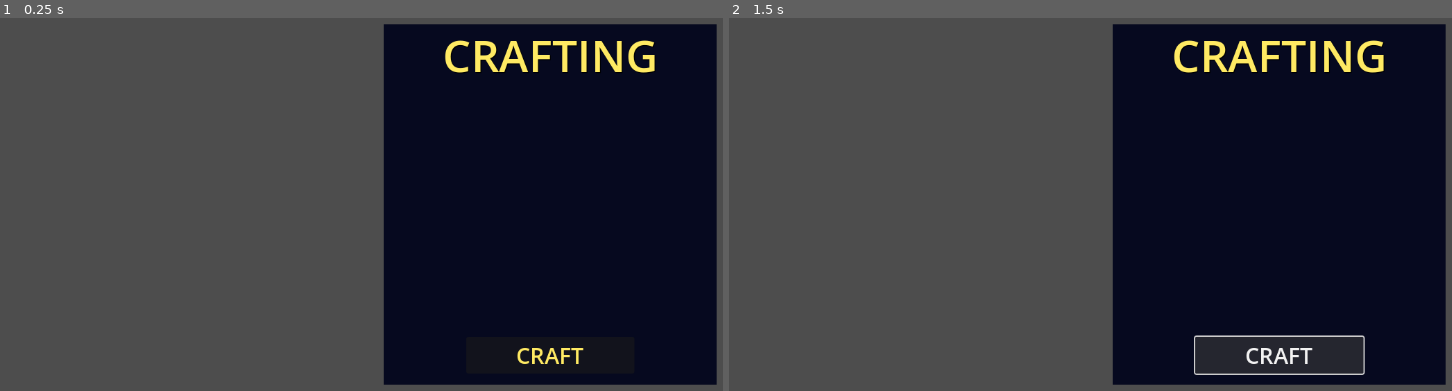
Above: before the commit, frames 1-2 (left to right).
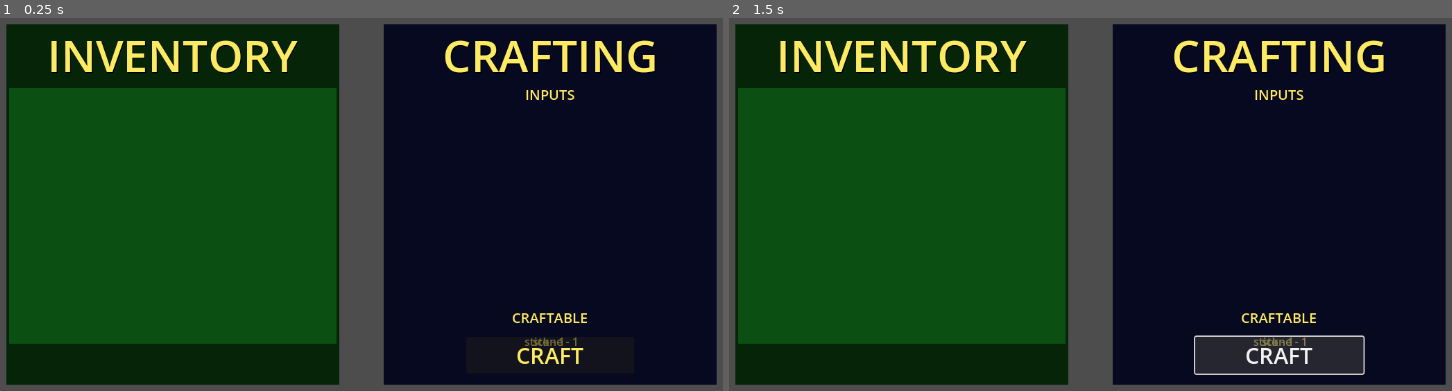
Above: after the commit, the same moments.

Repository: orcakt/gamejam-feb-2026
Game: Godot game, scene res://tests/test_crafting.tscn
Same seed, same stepped clock (60 frames per second), same inputs: the game is played once before the commit and once after it. This scene is started directly instead of the project's main scene.
Inputs:
- Up to frame 1 (0.25 s): no input
- Up to frame 2 (1.5 s): click "CRAFT" at 0.5 s; tap Enter at 1.25 s; hold Right (ui_right) from 1.28 s (still down)

The runs differ from the first frame. In frame 1, 45% of the frame differs, in the area x 0-82%, y 1-99%; in frame 2, 45%.
Error before the commit: Invalid access to property or key 'craftable' on a base object of type 'TextureRect'. (res://ui/game/crafting_ui.gd:14)
Error after the commit: Invalid access to property or key 'item_updated' on a base object of type 'Nil'. (res://ui/game/inventory_ui.gd:22)

Commit message:
better crafting system and UI WIP

Diff:
--- /dev/null
+++ b/stone-pine-survival/data/craftables/CraftRecipe.gd
@@ -0,0 +1,6 @@
+class_name CraftRecipe
+extends Resource
+
+
+@export var output: Item
+@export var inputs: Dictionary[Item, int]
--- a/stone-pine-survival/data/craftables/Craftable.gd
+++ /dev/null
@@ -1,10 +0,0 @@
-class_name Craftable
-extends Resource
-
-
-@export var name: String
-@export var texture: Texture2D
-@export var sound: AudioStreamWAV
-@export var wieldable: bool
-
-@export var inputs: Dictionary[Item, int]
--- a/stone-pine-survival/data/craftables/axe.tres
+++ b/stone-pine-survival/data/craftables/axe.tres
@@ -1,14 +1,14 @@
-[gd_resource type="Resource" script_class="Craftable" load_steps=5 format=3 uid="uid://c6fvrl5wssdvp"]
+[gd_resource type="Resource" script_class="Craftable" load_steps=6 format=3 uid="uid://c6fvrl5wssdvp"]
 
-[ext_resource type="Script" uid="uid://cigr60qq0xek4" path="res://data/craftables/Craftable.gd" id="1_ac3hf"]
+[ext_resource type="Script" uid="uid://cigr60qq0xek4" path="res://data/craftables/CraftRecipe.gd" id="1_ac3hf"]
 [ext_resource type="Script" uid="uid://dwciga0bdgevv" path="res://data/items/Item.gd" id="1_s2hri"]
 [ext_resource type="Resource" uid="uid://b67dkh1b4y8w2" path="res://data/items/stick.tres" id="2_qgtq7"]
 [ext_resource type="Resource" uid="uid://m0lwpdmuf2p8" path="res://data/items/stone.tres" id="3_gn2c6"]
+[ext_resource type="Resource" uid="uid://bxmot11ypr558" path="res://data/items/axe.tres" id="4_qgtq7"]
 
 [resource]
 script = ExtResource("1_ac3hf")
-name = "axe"
-wieldable = true
+output = ExtResource("4_qgtq7")
 inputs = Dictionary[ExtResource("1_s2hri"), int]({
 ExtResource("2_qgtq7"): 1,
 ExtResource("3_gn2c6"): 1
--- a/stone-pine-survival/data/craftables/campfire.tres
+++ b/stone-pine-survival/data/craftables/campfire.tres
@@ -1,14 +1,15 @@
-[gd_resource type="Resource" script_class="Craftable" load_steps=6 format=3 uid="uid://c3iriustqa4g1"]
+[gd_resource type="Resource" script_class="Craftable" load_steps=7 format=3 uid="uid://c3iriustqa4g1"]
 
-[ext_resource type="Script" uid="uid://cigr60qq0xek4" path="res://data/craftables/Craftable.gd" id="1_ubtl4"]
+[ext_resource type="Script" uid="uid://cigr60qq0xek4" path="res://data/craftables/CraftRecipe.gd" id="1_ubtl4"]
 [ext_resource type="Script" uid="uid://dwciga0bdgevv" path="res://data/items/Item.gd" id="1_vj6tw"]
 [ext_resource type="Resource" uid="uid://b67dkh1b4y8w2" path="res://data/items/stick.tres" id="2_6kkb8"]
 [ext_resource type="Resource" uid="uid://m0lwpdmuf2p8" path="res://data/items/stone.tres" id="3_6kkb8"]
 [ext_resource type="Resource" uid="uid://dbs51qiyrnao2" path="res://data/items/bark.tres" id="4_876xo"]
+[ext_resource type="Resource" uid="uid://cejlk0i086d8u" path="res://data/items/campfire.tres" id="5_6said"]
 
 [resource]
 script = ExtResource("1_ubtl4")
-name = "campfire"
+output = ExtResource("5_6said")
 inputs = Dictionary[ExtResource("1_vj6tw"), int]({
 ExtResource("2_6kkb8"): 10,
 ExtResource("3_6kkb8"): 12,
--- a/stone-pine-survival/data/items/Item.gd
+++ b/stone-pine-survival/data/items/Item.gd
@@ -7,3 +7,5 @@
 @export var sound: AudioStreamWAV
 @export var burnable: bool
 @export var edible: bool
+@export var craftable: bool
+@export var wieldable: bool
--- /dev/null
+++ b/stone-pine-survival/data/items/axe.tres
@@ -0,0 +1,10 @@
+[gd_resource type="Resource" script_class="Item" load_steps=2 format=3 uid="uid://bxmot11ypr558"]
+
+[ext_resource type="Script" uid="uid://dwciga0bdgevv" path="res://data/items/Item.gd" id="1_e8x3d"]
+
+[resource]
+script = ExtResource("1_e8x3d")
+name = "axe"
+craftable = true
+wieldable = true
+metadata/_custom_type_script = "uid://dwciga0bdgevv"
--- /dev/null
+++ b/stone-pine-survival/data/items/campfire.tres
@@ -0,0 +1,9 @@
+[gd_resource type="Resource" script_class="Item" load_steps=2 format=3 uid="uid://cejlk0i086d8u"]
+
+[ext_resource type="Script" uid="uid://dwciga0bdgevv" path="res://data/items/Item.gd" id="1_cjfkn"]
+
+[resource]
+script = ExtResource("1_cjfkn")
+name = "campfire"
+craftable = true
+metadata/_custom_type_script = "uid://dwciga0bdgevv"
--- a/stone-pine-survival/systems/crafting/crafter.gd
+++ b/stone-pine-survival/systems/crafting/crafter.gd
@@ -2,11 +2,21 @@
 extends Node
 
 
-func can_craft(craftable: Craftable, items: Dictionary[Item, int]) -> bool:
-	for key in craftable.inputs.keys():
+@export var recipies: Dictionary[Item, CraftRecipe]
+
+
+func get_recipe(item: Item) -> CraftRecipe:
+	if recipies.has(item):
+		return recipies[item]
+	else:
+		return null
+
+
+func can_craft(recipe: CraftRecipe, items: Dictionary[Item, int]) -> bool:
+	for key in recipe.inputs.keys():
 		if not items.has(key):
 			return false
-		elif items.get(key) < craftable.inputs.get(key):
+		elif items.get(key) < recipe.inputs.get(key):
 			return false
 
 	# if all items are found and have the required amount
--- a/stone-pine-survival/tests/test_crafting.tscn
+++ b/stone-pine-survival/tests/test_crafting.tscn
@@ -1,9 +1,10 @@
-[gd_scene load_steps=5 format=3 uid="uid://cpinnoj410y7a"]
+[gd_scene load_steps=6 format=3 uid="uid://cpinnoj410y7a"]
 
-[ext_resource type="PackedScene" uid="uid://dvu1o1sobdo3q" path="res://ui/game/crafting_ui.tscn" id="1_hwone"]
+[ext_resource type="PackedScene" uid="uid://dvu1o1sobdo3q" path="res://ui/game/crafting/crafting_ui.tscn" id="1_hwone"]
 [ext_resource type="Script" uid="uid://cdivoavxw4frb" path="res://tests/test_crafting.gd" id="1_vu8bc"]
 [ext_resource type="PackedScene" uid="uid://834qgegb5pgc" path="res://systems/crafting/crafter.tscn" id="2_ri5ea"]
 [ext_resource type="PackedScene" uid="uid://c37b7ydq2nrlk" path="res://systems/inventory/inventory.tscn" id="3_bnw5g"]
+[ext_resource type="PackedScene" uid="uid://diagt3m0ao5nj" path="res://ui/game/inventory_ui.tscn" id="4_ri5ea"]
 
 [node name="TestCrafting" type="Node"]
 script = ExtResource("1_vu8bc")
@@ -14,6 +15,8 @@
 
 [node name="CanvasLayer" type="CanvasLayer" parent="."]
 
+[node name="InventoryUI" parent="CanvasLayer" instance=ExtResource("4_ri5ea")]
+
 [node name="CraftingUI" parent="CanvasLayer" node_paths=PackedStringArray("crafter", "inventory") instance=ExtResource("1_hwone")]
 crafter = NodePath("../../Crafter")
 inventory = NodePath("../../Inventory")
--- /dev/null
+++ b/stone-pine-survival/ui/game/crafting/craft_slot_ui.gd
@@ -0,0 +1,13 @@
+class_name CraftSlot
+extends Panel
+
+
+const LABEL_TEXT: String = "%s - %d"
+
+@onready var texture_rect: TextureRect = $TextureRect
+@onready var label: Label = $Label
+
+
+func fill(item: Item, amount: int) -> void:
+	texture_rect.texture = item.texture
+	label.text = LABEL_TEXT % [item.name, amount]
--- /dev/null
+++ b/stone-pine-survival/ui/game/crafting/craft_slot_ui.tscn
@@ -0,0 +1,33 @@
+[gd_scene load_steps=2 format=3 uid="uid://bk7ljxj8gqo47"]
+
+[ext_resource type="Script" uid="uid://bxsye7k4w5h44" path="res://ui/game/crafting/craft_slot_ui.gd" id="1_7x77a"]
+
+[node name="CraftSlot" type="Panel"]
+anchors_preset = 15
+anchor_right = 1.0
+anchor_bottom = 1.0
+grow_horizontal = 2
+grow_vertical = 2
+script = ExtResource("1_7x77a")
+
+[node name="TextureRect" type="TextureRect" parent="."]
+layout_mode = 1
+anchors_preset = 15
+anchor_right = 1.0
+anchor_bottom = 1.0
+offset_bottom = -115.0
+grow_horizontal = 2
+grow_vertical = 2
+
+[node name="Label" type="Label" parent="."]
+layout_mode = 1
+anchors_preset = 15
+anchor_right = 1.0
+anchor_bottom = 1.0
+offset_top = 542.0
+grow_horizontal = 2
+grow_vertical = 2
+theme_override_colors/font_color = Color(1, 0.91764706, 0.3882353, 1)
+text = "OUTPUT NAME"
+horizontal_alignment = 1
+vertical_alignment = 1
--- /dev/null
+++ b/stone-pine-survival/ui/game/crafting/crafting_ui.gd
@@ -0,0 +1,48 @@
+class_name CraftingUI
+extends Control
+
+
+const SLOT_PATH: String = "res://ui/game/crafting/craft_slot_ui.tscn"
+
+@export var recipies: Array[CraftRecipe]
+
+@export var crafter: Crafter
+@export var inventory: Inventory
+
+@onready var input_container: HBoxContainer = %InputContainer
+@onready var output_container: OutputContainer = %OutputContainer
+
+
+func _ready() -> void:
+	# load up the possible craftables
+	for recipe in recipies:
+		output_container.add(recipe.output)
+
+	# set the inputs for the current output
+	_reset_inputs(recipies[0].inputs)
+
+
+func _reset_inputs(inputs: Dictionary[Item, int]) -> void:
+	# clear the previous inputs
+	for child in input_container.get_children():
+		child.queue_free()
+
+	# set new inputs
+	for item: Item in inputs.keys():
+		var slot: CraftSlot = _create_slot()
+		input_container.add_child(slot)
+		slot.fill(item, inputs[item])
+
+
+#func _on_btn_craft_pressed() -> void:
+	#if crafter.can_craft(output.craftable, inventory.items):
+		## remove inputs from inventory
+		#for input_item in output.craftable.inputs.keys():
+			#inventory.remove(input_item, output.craftable.inputs[input_item])
+		#
+		## add new craftable ( BUT SHOULDNT THIS BE AN ITEM TOOOOO?!?!?! ) to inventory
+
+
+func _create_slot() -> CraftSlot:
+	var scene: PackedScene = load(SLOT_PATH)
+	return scene.instantiate()
--- /dev/null
+++ b/stone-pine-survival/ui/game/crafting/crafting_ui.tscn
@@ -0,0 +1,128 @@
+[gd_scene load_steps=6 format=3 uid="uid://dvu1o1sobdo3q"]
+
+[ext_resource type="Script" uid="uid://egdwp5pke76g" path="res://ui/game/crafting/crafting_ui.gd" id="1_uylle"]
+[ext_resource type="PackedScene" uid="uid://dk85oqiv8k8uw" path="res://ui/game/crafting/output_container.tscn" id="2_21hoc"]
+[ext_resource type="Script" uid="uid://cigr60qq0xek4" path="res://data/craftables/CraftRecipe.gd" id="2_waxfa"]
+[ext_resource type="Resource" uid="uid://c6fvrl5wssdvp" path="res://data/craftables/axe.tres" id="3_loj3m"]
+[ext_resource type="Resource" uid="uid://c3iriustqa4g1" path="res://data/craftables/campfire.tres" id="4_nwelv"]
+
+[node name="CraftingUI" type="Control"]
+layout_mode = 3
+anchors_preset = 15
+anchor_right = 1.0
+anchor_bottom = 1.0
+grow_horizontal = 2
+grow_vertical = 2
+mouse_filter = 2
+script = ExtResource("1_uylle")
+recipies = Array[ExtResource("2_waxfa")]([ExtResource("3_loj3m"), ExtResource("4_nwelv")])
+
+[node name="MarginContainer" type="MarginContainer" parent="."]
+layout_mode = 1
+anchors_preset = 15
+anchor_right = 1.0
+anchor_bottom = 1.0
+offset_left = 576.0
+grow_horizontal = 2
+grow_vertical = 2
+theme_override_constants/margin_left = 32
+theme_override_constants/margin_top = 64
+theme_override_constants/margin_right = 64
+theme_override_constants/margin_bottom = 64
+
+[node name="ColorRect" type="ColorRect" parent="MarginContainer"]
+layout_mode = 2
+color = Color(0.023529412, 0.03529412, 0.12156863, 1)
+
+[node name="LblTitle" type="Label" parent="MarginContainer/ColorRect"]
+layout_mode = 1
+anchors_preset = 10
+anchor_right = 1.0
+offset_bottom = 88.0
+grow_horizontal = 2
+theme_override_colors/font_color = Color(1, 0.91866666, 0.39, 1)
+theme_override_colors/font_shadow_color = Color(0, 0, 0, 1)
+theme_override_colors/font_outline_color = Color(0, 0, 0, 1)
+theme_override_font_sizes/font_size = 64
+text = "CRAFTING"
+horizontal_alignment = 1
+vertical_alignment = 1
+
+[node name="InputContainer" type="HBoxContainer" parent="MarginContainer/ColorRect"]
+unique_name_in_owner = true
+custom_minimum_size = Vector2(0, 140)
+layout_mode = 1
+anchors_preset = 5
+anchor_left = 0.5
+anchor_right = 0.5
+offset_left = -231.0
+offset_top = 116.0
+offset_right = 231.0
+offset_bottom = 256.0
+grow_horizontal = 2
+theme_override_constants/separation = 16
+alignment = 1
+
+[node name="LblInput" type="Label" parent="MarginContainer/ColorRect"]
+layout_mode = 1
+anchors_preset = 5
+anchor_left = 0.5
+anchor_right = 0.5
+offset_left = -36.0
+offset_top = 87.0
+offset_right = 36.0
+offset_bottom = 115.0
+grow_horizontal = 2
+theme_override_colors/font_color = Color(1, 0.91764706, 0.3882353, 1)
+theme_override_font_sizes/font_size = 20
+text = "INPUTS"
+
+[node name="OutputContainer" parent="MarginContainer/ColorRect" instance=ExtResource("2_21hoc")]
+unique_name_in_owner = true
+custom_minimum_size = Vector2(0, 140)
+layout_mode = 1
+anchors_preset = 7
+anchor_left = 0.5
+anchor_top = 1.0
+anchor_right = 0.5
+anchor_bottom = 1.0
+offset_left = -231.0
+offset_top = -250.0
+offset_right = 231.0
+offset_bottom = -110.0
+grow_horizontal = 2
+grow_vertical = 0
+
+[node name="LblOutputs" type="Label" parent="MarginContainer/ColorRect"]
+layout_mode = 1
+anchors_preset = 7
+anchor_left = 0.5
+anchor_top = 1.0
+anchor_right = 0.5
+anchor_bottom = 1.0
+offset_left = -55.0
+offset_top = -111.0
+offset_right = 55.0
+offset_bottom = -83.0
+grow_horizontal = 2
+grow_vertical = 0
+theme_override_colors/font_color = Color(1, 0.91764706, 0.3882353, 1)
+theme_override_font_sizes/font_size = 20
+text = "CRAFTABLE"
+
+[node name="BtnCraft" type="Button" parent="MarginContainer/ColorRect"]
+layout_mode = 1
+anchors_preset = 7
+anchor_left = 0.5
+anchor_top = 1.0
+anchor_right = 0.5
+anchor_bottom = 1.0
+offset_left = -121.25
+offset_top = -69.0
+offset_right = 121.25
+offset_bottom = -16.0
+grow_horizontal = 2
+grow_vertical = 0
+theme_override_colors/font_color = Color(1, 0.91764706, 0.3882353, 1)
+theme_override_font_sizes/font_size = 32
+text = "CRAFT"
--- /dev/null
+++ b/stone-pine-survival/ui/game/crafting/output_container.gd
@@ -0,0 +1,34 @@
+class_name OutputContainer
+extends HBoxContainer
+
+
+const SLOT_PATH: String = "res://ui/game/crafting/craft_slot_ui.tscn"
+
+var outputs: Array[Item]
+var focused_index: int
+
+
+func add(item: Item) -> void:
+	outputs.push_back(item)
+
+
+func next_item() -> Item:
+	focused_index = (focused_index + 1) % outputs.size()
+	var output: Item = outputs[focused_index]
+	_reset_output(output)
+	return output
+
+
+func prev_item() -> Item:
+	focused_index = (focused_index - 1) % outputs.size()
+	var output: Item = outputs[focused_index]
+	_reset_output(output)
+	return output
+
+
+func _reset_output(item: Item) -> void:
+	remove_child(get_child(0))
+	var scene: PackedScene = load(SLOT_PATH)
+	var slot: CraftSlot = scene.instantiate()
+	slot.fill(item, 1)
+	add_child(slot)
--- /dev/null
+++ b/stone-pine-survival/ui/game/crafting/output_container.tscn
@@ -0,0 +1,6 @@
+[gd_scene load_steps=2 format=3 uid="uid://dk85oqiv8k8uw"]
+
+[ext_resource type="Script" uid="uid://b0urp85q6i3m3" path="res://ui/game/crafting/output_container.gd" id="1_d3ty4"]
+
+[node name="OutputContainer" type="HBoxContainer"]
+script = ExtResource("1_d3ty4")
--- a/stone-pine-survival/ui/game/crafting_ui.gd
+++ /dev/null
@@ -1,19 +0,0 @@
-class_name CraftingUI
-extends Control
-
-
-@export var crafter: Crafter
-@export var inventory: Inventory
-
-@onready var left_input: TextureRect = %LeftInput
-@onready var right_input: TextureRect = %RightInput
-@onready var output: TextureRect = %Output
-
-
-func _on_btn_craft_pressed() -> void:
-	if crafter.can_craft(output.craftable, inventory.items):
-		# remove inputs from inventory
-		for input_item in output.craftable.inputs.keys():
-			inventory.remove(input_item, output.craftable.inputs[input_item])
-
-		# add new craftable ( BUT SHOULDNT THIS BE AN ITEM TOOOOO?!?!?! ) to inventory
--- a/stone-pine-survival/ui/game/crafting_ui.tscn
+++ /dev/null
@@ -1,105 +0,0 @@
-[gd_scene load_steps=2 format=3 uid="uid://dvu1o1sobdo3q"]
-
-[ext_resource type="Script" uid="uid://egdwp5pke76g" path="res://ui/game/crafting_ui.gd" id="1_uylle"]
-
-[node name="CraftingUI" type="Control"]
-layout_mode = 3
-anchors_preset = 15
-anchor_right = 1.0
-anchor_bottom = 1.0
-grow_horizontal = 2
-grow_vertical = 2
-mouse_filter = 2
-script = ExtResource("1_uylle")
-
-[node name="MarginContainer" type="MarginContainer" parent="."]
-layout_mode = 1
-anchors_preset = 15
-anchor_right = 1.0
-anchor_bottom = 1.0
-offset_left = 576.0
-grow_horizontal = 2
-grow_vertical = 2
-theme_override_constants/margin_left = 32
-theme_override_constants/margin_top = 64
-theme_override_constants/margin_right = 64
-theme_override_constants/margin_bottom = 64
-
-[node name="ColorRect" type="ColorRect" parent="MarginContainer"]
-layout_mode = 2
-color = Color(0.023529412, 0.03529412, 0.12156863, 1)
-
-[node name="Label2" type="Label" parent="MarginContainer/ColorRect"]
-layout_mode = 1
-anchors_preset = 10
-anchor_right = 1.0
-offset_bottom = 88.0
-grow_horizontal = 2
-theme_override_colors/font_color = Color(1, 0.91866666, 0.39, 1)
-theme_override_colors/font_shadow_color = Color(0, 0, 0, 1)
-theme_override_colors/font_outline_color = Color(0, 0, 0, 1)
-theme_override_font_sizes/font_size = 64
-text = "CRAFTING"
-horizontal_alignment = 1
-vertical_alignment = 1
-
-[node name="LeftInput" type="TextureRect" parent="MarginContainer/ColorRect"]
-unique_name_in_owner = true
-custom_minimum_size = Vector2(160, 160)
-layout_mode = 1
-anchors_preset = 5
-anchor_left = 0.5
-anchor_right = 0.5
-offset_left = -176.0
-offset_top = 88.0
-offset_right = -16.0
-offset_bottom = 248.0
-grow_horizontal = 2
-
-[node name="RightInput" type="TextureRect" parent="MarginContainer/ColorRect"]
-unique_name_in_owner = true
-custom_minimum_size = Vector2(160, 160)
-layout_mode = 1
-anchors_preset = 5
-anchor_left = 0.5
-anchor_right = 0.5
-offset_left = 16.0
-offset_top = 88.0
-offset_right = 176.0
-offset_bottom = 248.0
-grow_horizontal = 2
-
-[node name="Output" type="TextureRect" parent="MarginContainer/ColorRect"]
-unique_name_in_owner = true
-custom_minimum_size = Vector2(160, 160)
-layout_mode = 1
-anchors_preset = 7
-anchor_left = 0.5
-anchor_top = 1.0
-anchor_right = 0.5
-anchor_bottom = 1.0
-offset_left = -80.0
-offset_top = -256.0
-offset_right = 80.0
-offset_bottom = -96.0
-grow_horizontal = 2
-grow_vertical = 0
-
-[node name="BtnCraft" type="Button" parent="MarginContainer/ColorRect"]
-layout_mode = 1
-anchors_preset = 7
-anchor_left = 0.5
-anchor_top = 1.0
-anchor_right = 0.5
-anchor_bottom = 1.0
-offset_left = -121.25
-offset_top = -69.0
-offset_right = 121.25
-offset_bottom = -16.0
-grow_horizontal = 2
-grow_vertical = 0
-theme_override_colors/font_color = Color(1, 0.91764706, 0.3882353, 1)
-theme_override_font_sizes/font_size = 32
-text = "CRAFT"
-
-[connection signal="pressed" from="MarginContainer/ColorRect/BtnCraft" to="." method="_on_btn_craft_pressed"]
Renamed: stone-pine-survival/data/craftables/Craftable.gd.uid -> stone-pine-survival/data/craftables/CraftRecipe.gd.uid
Not shown, added: stone-pine-survival/ui/game/crafting/craft_slot_ui.gd.uid
Renamed: stone-pine-survival/ui/game/crafting_ui.gd.uid -> stone-pine-survival/ui/game/crafting/crafting_ui.gd.uid
Not shown, added: stone-pine-survival/ui/game/crafting/output_container.gd.uid
